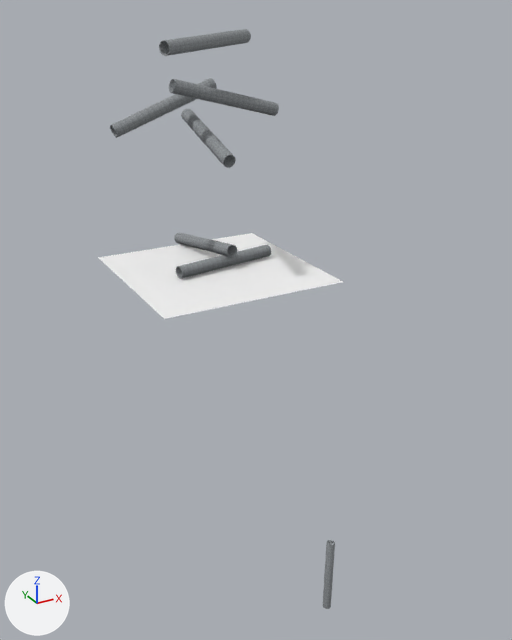
The glTF model nordstream3-exp.glb, before and after one commit.
One viewpoint serves both versions: a camera (50 mm lens) standing at (-37.0, -60.3, 26.0) and looking at (2.3, 11.0, -9.6). Lighting does not change. The marker at lower left points along +X, +Y and +Z. Both versions are drawn at frame 217 of the action 'Action.002'; the numbers are the values there.

Names of what the first picture shows: 'Plane', 'ring beton.001', 'ring beton.002', 'ring beton.003', 'ring beton.004', 'ring beton.005', 'ring beton.006', 'ring beton.007'.
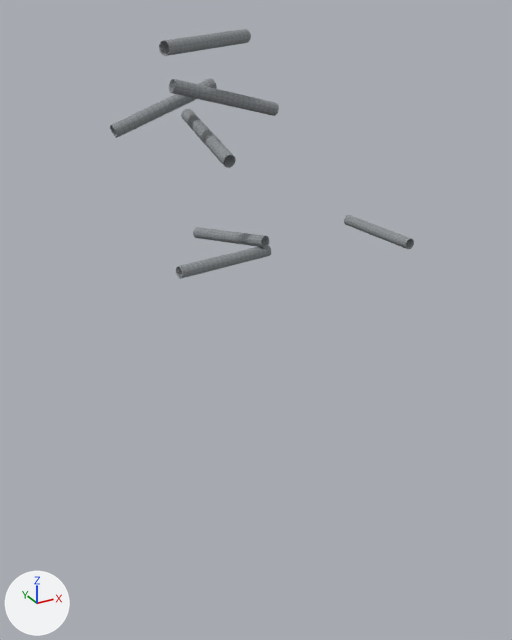
The change, as a list of edits to the scene's bpy script:
```text
Remove ob_plane:
    ob_plane = bpy.data.objects.new('Plane', me_plane)
    ob_plane.location = (-5.6, 6.0, 0.0)
    ob_plane.scale = (10.0, 10.0, 6.04)
Change ob_ring_beton_001:
    ob_ring_beton_001.location: (-4.6, 10.9, 1.4) -> (-0.9, 11.8, 1.4)
    ob_ring_beton_001.rotation_euler: (1.352, 0.919, -0.0745) -> (1.177, 1.234, -0.102)  # degrees (77, 53, -4.3) -> degrees (67, 71, -5.8)
Change ob_ring_beton_003:
    ob_ring_beton_003.location: (14.9, 10.2, -55.9) -> (17.4, 7.2, 0.7)
    ob_ring_beton_003.rotation_euler: (0.0714, 3.073, -1.492) -> (1.573, -1.531, 0.0259)  # degrees (4.1, 176, -85) -> degrees (90, -88, 1.5)
```

Location of each change, (x1, y1, x2, y2) in pixels of the pictures (512 x 640 px):
'Plane', deleted
    before: (98, 233, 343, 319)
'ring beton.001', moved, turned
    before: (174, 233, 237, 257)
    after: (193, 227, 269, 248)
'ring beton.003', moved, turned
    before: (323, 540, 335, 609)
    after: (344, 215, 414, 249)
